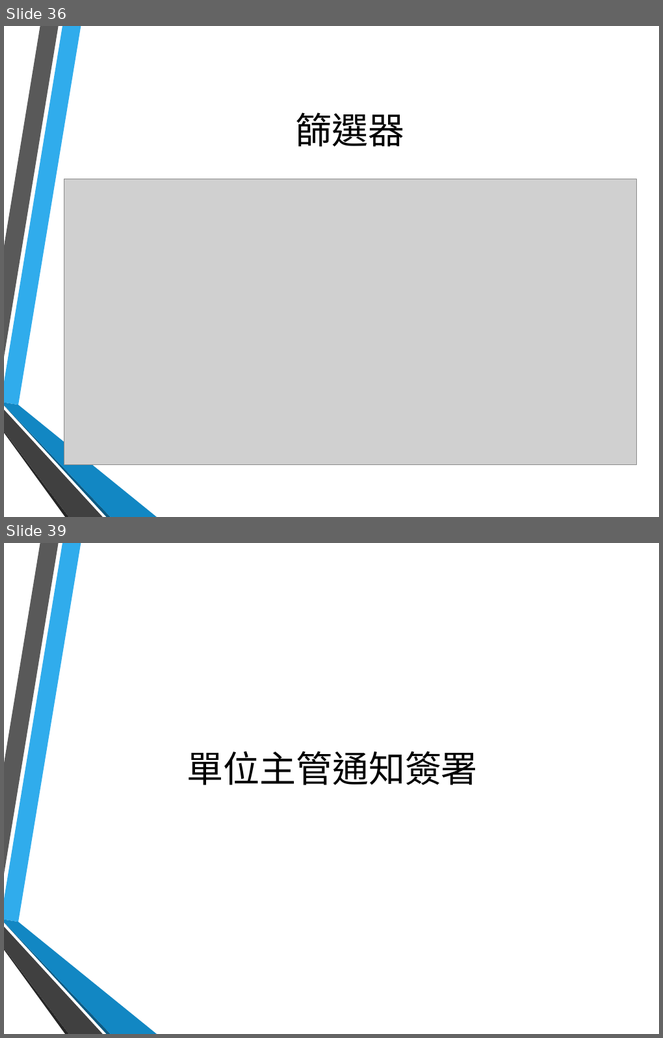
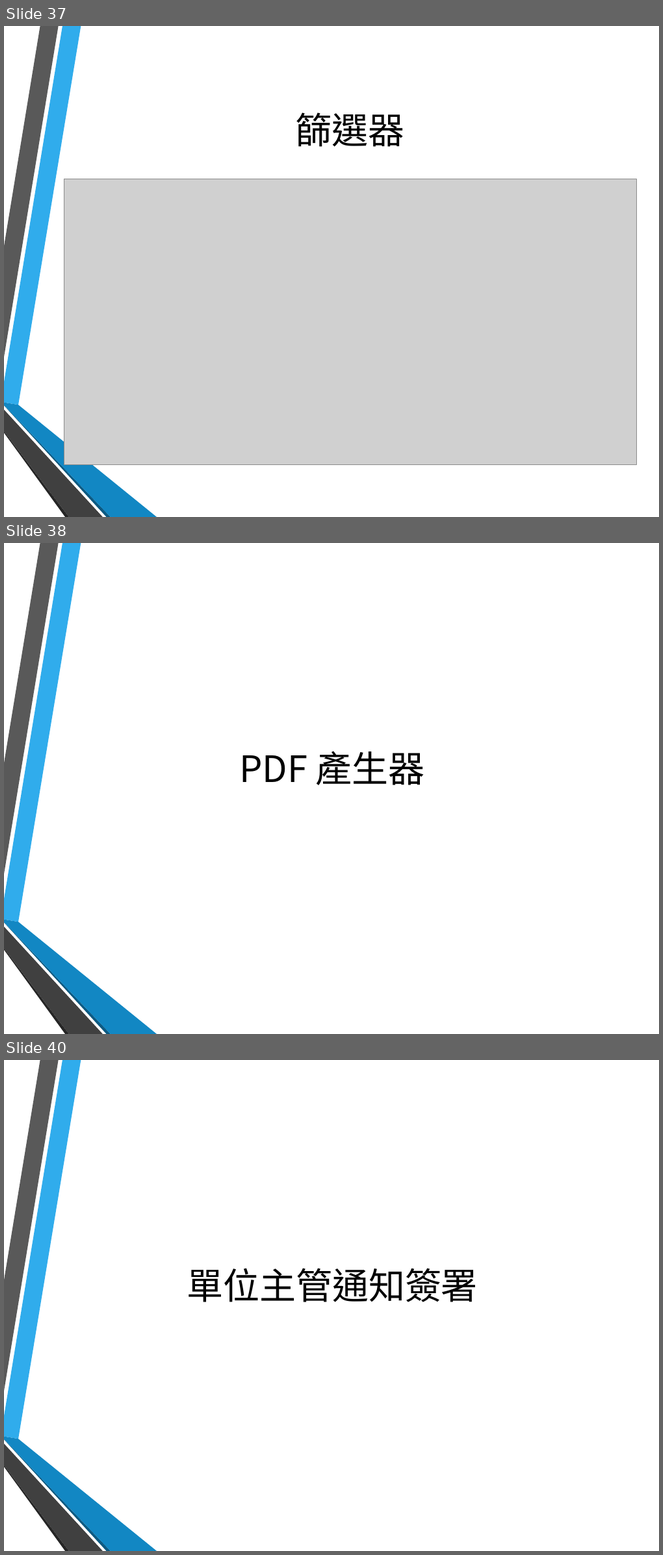
Before and after one commit to hsinewu/pia, a slide deck: Presentation/報告投影片.pptx. Shown one above the other, each under a label of ours: slides 36 and 39 before the commit, slides 37, 38 and 40 after it; the slides between them are not shown. The pictures are 663x1038 and 663x1555 pixels, drawn with LibreOffice and Linux fonts; fonts in the diff are those of the drawing; grey boxes stand for pictures; background and template pictures are left out. Boxes give left, top, right and bottom in pixels: in the first picture for what was removed or moved away, otherwise in the second. Text is boxed around its words. In the diff, an @@ line names an element or a change of style, - is before the commit and + after.

```diff
--- a/Presentation/報告投影片.pptx
+++ b/Presentation/報告投影片.pptx
@@ slide 38 added at bbox=[4, 543, 659, 1034], background picture (left out); not listed: 6 template elements that a slide beside it also shows @@
@@ title added at bbox=[240, 751, 425, 785], 40 pt, text #000000 @@
+PDF 產生器
@@ what was slide 36 is now slide 37 @@
@@ what was slide 39 is now slide 40 @@
```
Also in this commit, not shown: 4 slides changed, 2 other slides added, 2 slides removed.
